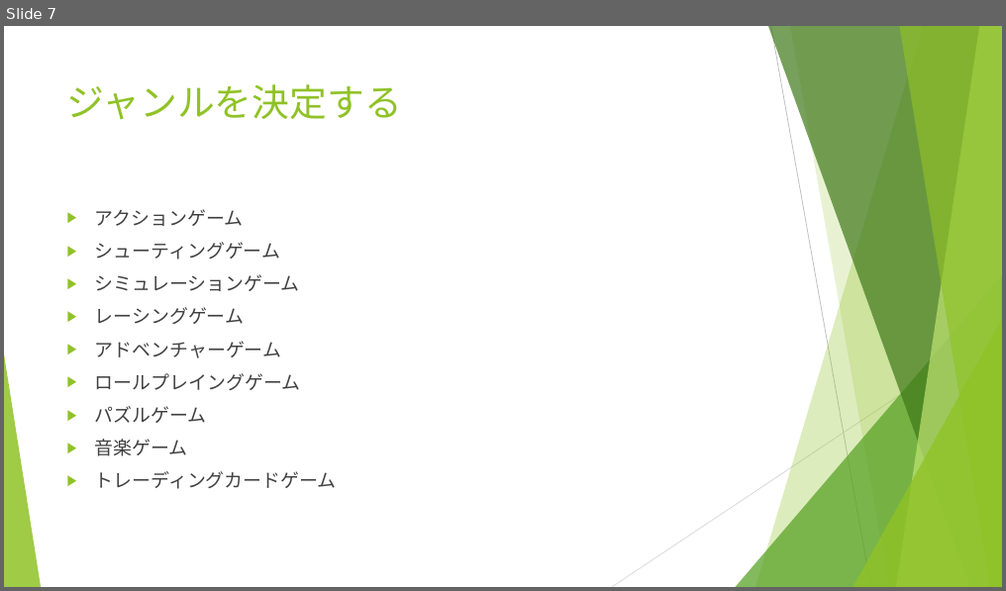
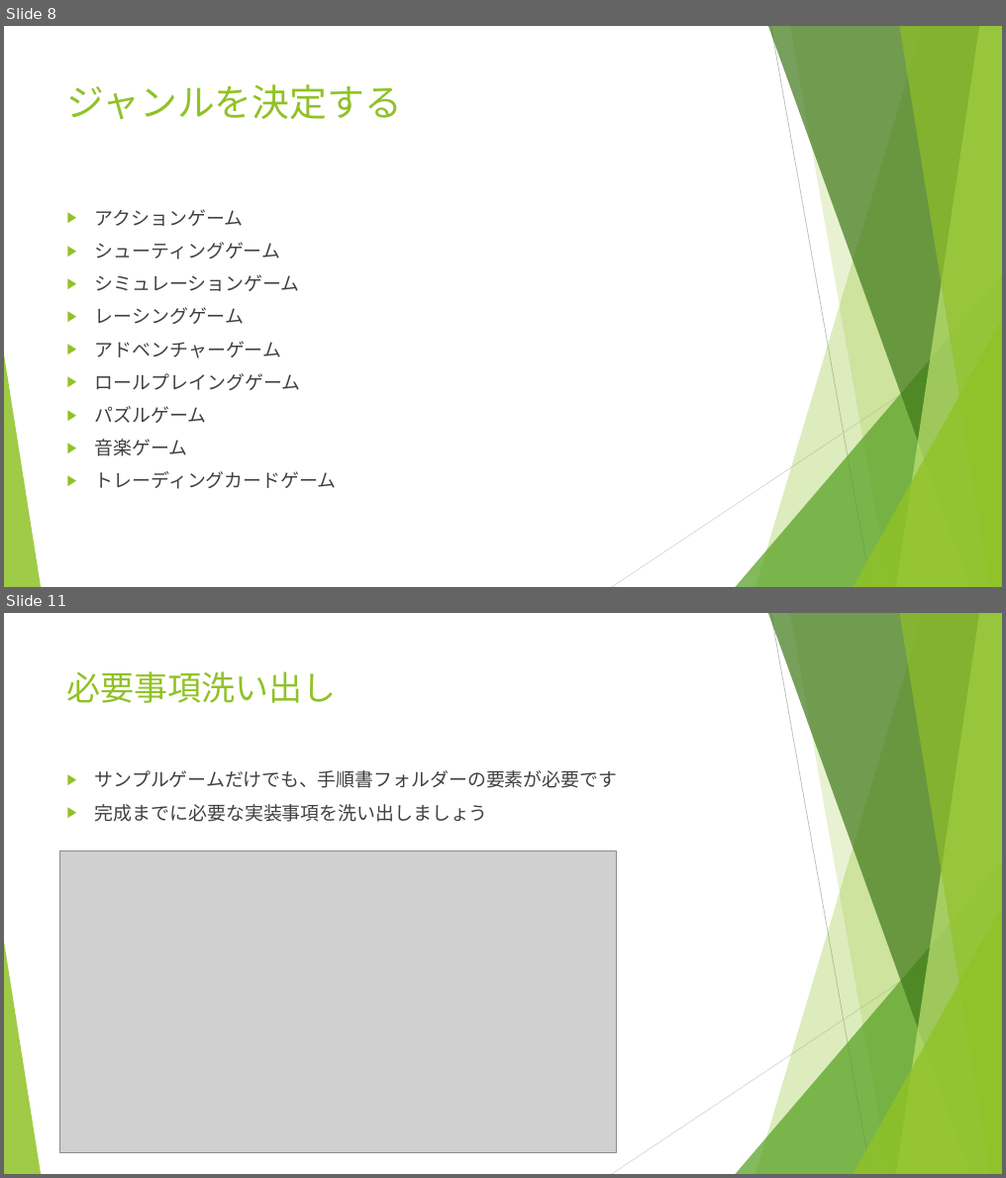
Before and after one commit to hirane/gameTraining, a slide deck: 99_研修資料/第一回/研修資料.pptx. Shown one above the other, each under a label of ours: slide 7 before the commit, slides 8 and 11 after it; the slides between them are not shown. The pictures are 1006x591 and 1006x1178 pixels, drawn with LibreOffice and Linux fonts; fonts in the diff are those of the drawing; grey boxes stand for pictures. Boxes give left, top, right and bottom in pixels: in the first picture for what was removed or moved away, otherwise in the second. Text is boxed around its words. In the diff, an @@ line names an element or a change of style, - is before the commit and + after.

```diff
--- a/99_研修資料/第一回/研修資料.pptx
+++ b/99_研修資料/第一回/研修資料.pptx
@@ slide 11 added at (4, 613, 1002, 1174), background #FFFFFF; not listed: 10 template elements that a slide beside it also shows @@
@@ title added at (67, 671, 337, 703), 32.4 pt, text #90C226 @@
+必要事項洗い出し
@@ text added at (95, 770, 617, 822), 18 pt, text #404040 @@
+▶ サンプルゲームだけでも、手順書フォルダーの要素が必要です
+▶ 完成までに必要な実装事項を洗い出しましょう
@@ picture added at (59, 851, 617, 1153) @@
@@ what was slide 7 is now slide 8 @@
```
Also in this commit, not shown: 2 slides changed, 6 other slides added, 2 other files.
